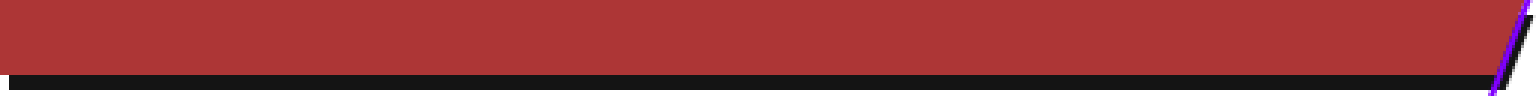
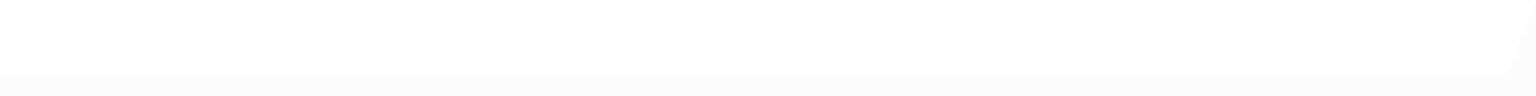
Revision of a layered 1536x96 image; what changed, layer by layer:
hid "border", painted on it over [0, 0, 1536, 96]
removed layer "red" over [0, 0, 1527, 75]
added layer "texture" above "bg" over [0, 0, 1536, 78]
added layer "bg" (1%) over [0, 0, 1536, 96]
